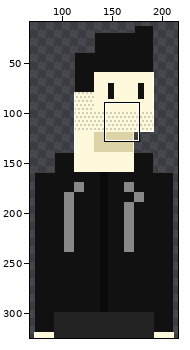
Two versions of one animated GIF sprite, assets/img/dalton-menezes.gif. Above: a wide view before the commit, with the close-up outlined.
Close-up. Before the commit:
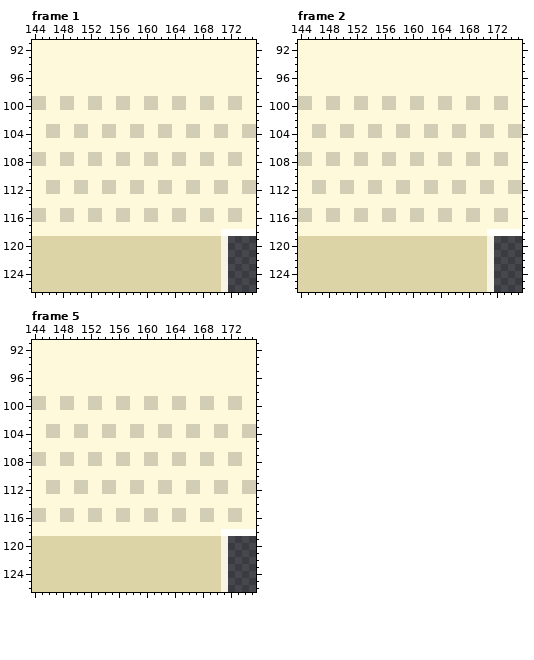
The file is 310x325 pixels, 10 frames. Colours within 5 levels of each other are drawn and written as one. Shown: frame 1: x 144..175, y 91..126; frame 2: x 144..175, y 91..126; frame 5: x 144..175, y 91..126. The wide view leaves out empty margins. The commit also changed other frames or places, which this record leaves out.
Once edited:
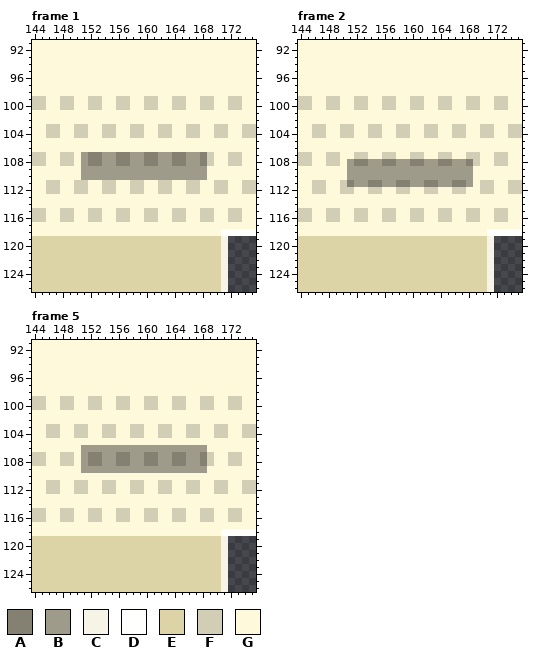
Palette (. is transparent): A #848173  B #9f9b8a  C #f6f4e7  D #fffffe  E #dcd4a6  F #d2cdb5  G #fff9dc
Edits made:
Changed rows in their new state; - is an unchanged pixel.
Frame 1:
first column x 151:
107 BAABBAABBAABBAABBA
108 BAABBAABBAABBAABBA
109 BBBBBBBBBBBBBBBBBB
110 BBBBBBBBBBBBBBBBBB
Frame 2:
first column x 151:
108 BAABBAABBAABBAABBA
109 BBBBBBBBBBBBBBBBBB
110 BBBBBBBBBBBBBBBBBB
111 ABBAABBAABBAABBAAB
Frame 5:
first column x 151:
106 BBBBBBBBBBBBBBBBBB
107 BAABBAABBAABBAABBA
108 BAABBAABBAABBAABBA
109 BBBBBBBBBBBBBBBBBB
Boxes around the changes in both close-ups, in picture pixels (x1, y1, x2, y2):
changed: (81, 152, 207, 180)
changed: (347, 159, 473, 187)
changed: (81, 445, 207, 473)
